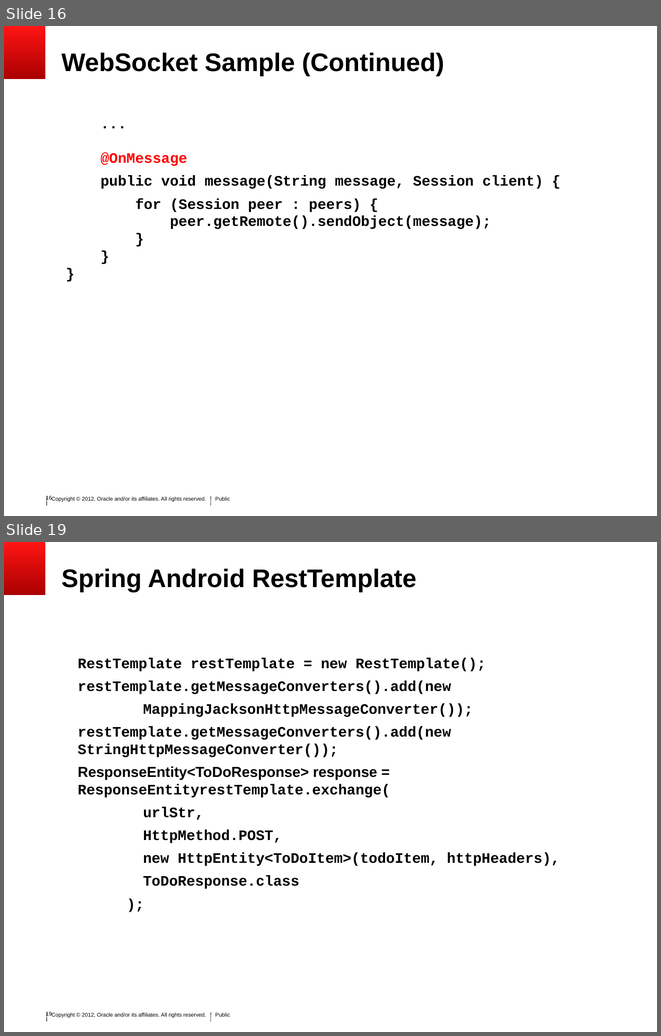
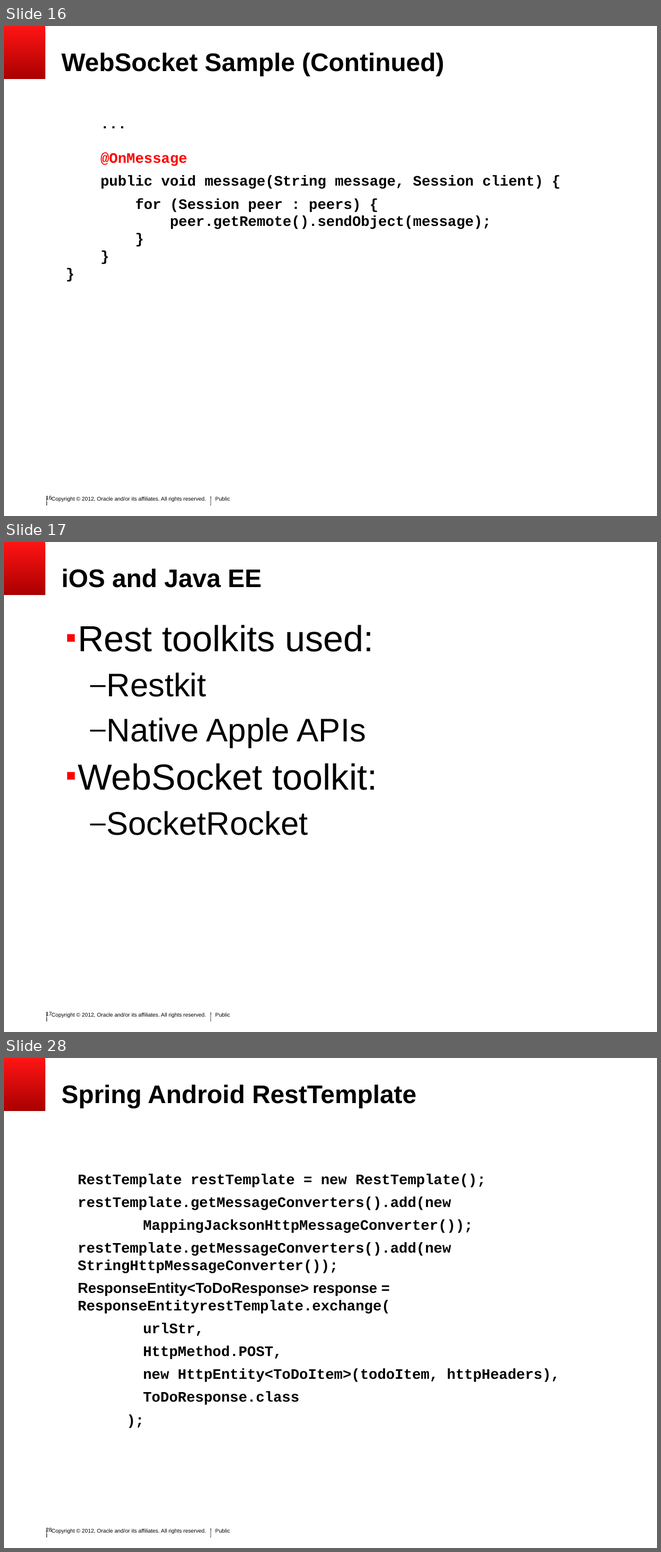
Before and after one commit to SoryBalde/javaee-mobile, a slide deck: javaee_mobile.ppt. Shown one above the other, each under a label of ours: slides 16 and 19 before the commit, slides 16, 17 and 28 after it; the slides between them are not shown. The pictures are 661x1036 and 661x1552 pixels, drawn with LibreOffice and Linux fonts; fonts in the diff are those of the drawing; background and template pictures are left out. Boxes give left, top, right and bottom in pixels: in the first picture for what was removed or moved away, otherwise in the second. Text is boxed around its words. In the diff, an @@ line names an element or a change of style, - is before the commit and + after.

```diff
--- a/javaee_mobile.ppt
+++ b/javaee_mobile.ppt
@@ slide 17 added at bbox=[4, 542, 657, 1032], background #FFFFFF; not listed: 6 template elements that a slide beside it also shows @@
@@ title added at bbox=[61, 568, 262, 588], 28 pt, text #000000, bold @@
+iOS and Java EE
@@ text added at bbox=[78, 625, 378, 835], 40 pt, text #000000 @@
+▪ Rest toolkits used:
+  – Restkit
+  – Native Apple APIs
+▪ WebSocket toolkit:
+  – SocketRocket
@@ what was slide 19 is now slide 28 @@
@@ page number at bbox=[46, 1528, 52, 1532]: text changed @@
-19
+28
```
Also in this commit, not shown: 11 other slides added, 2 slides removed.
